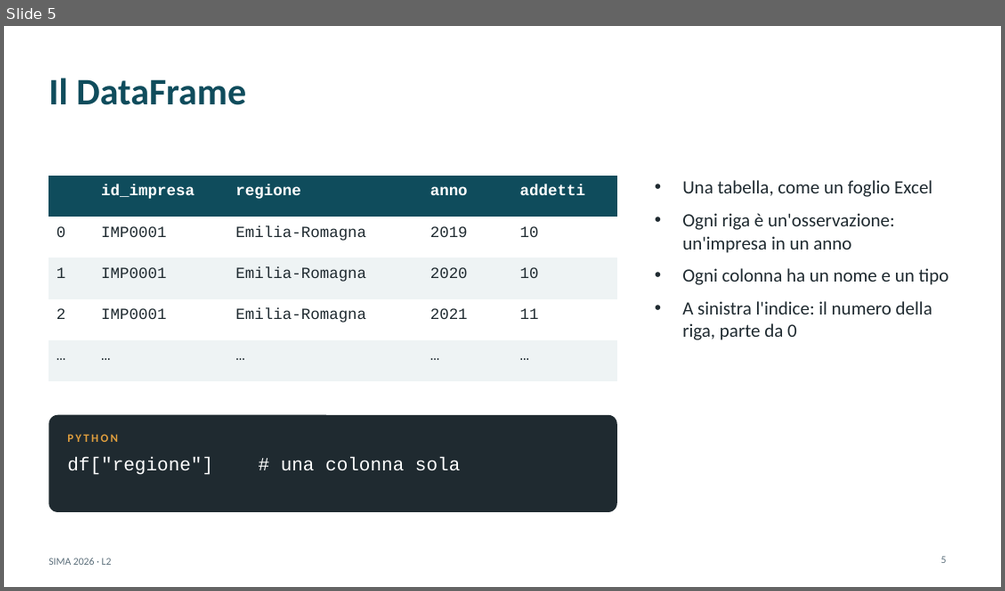
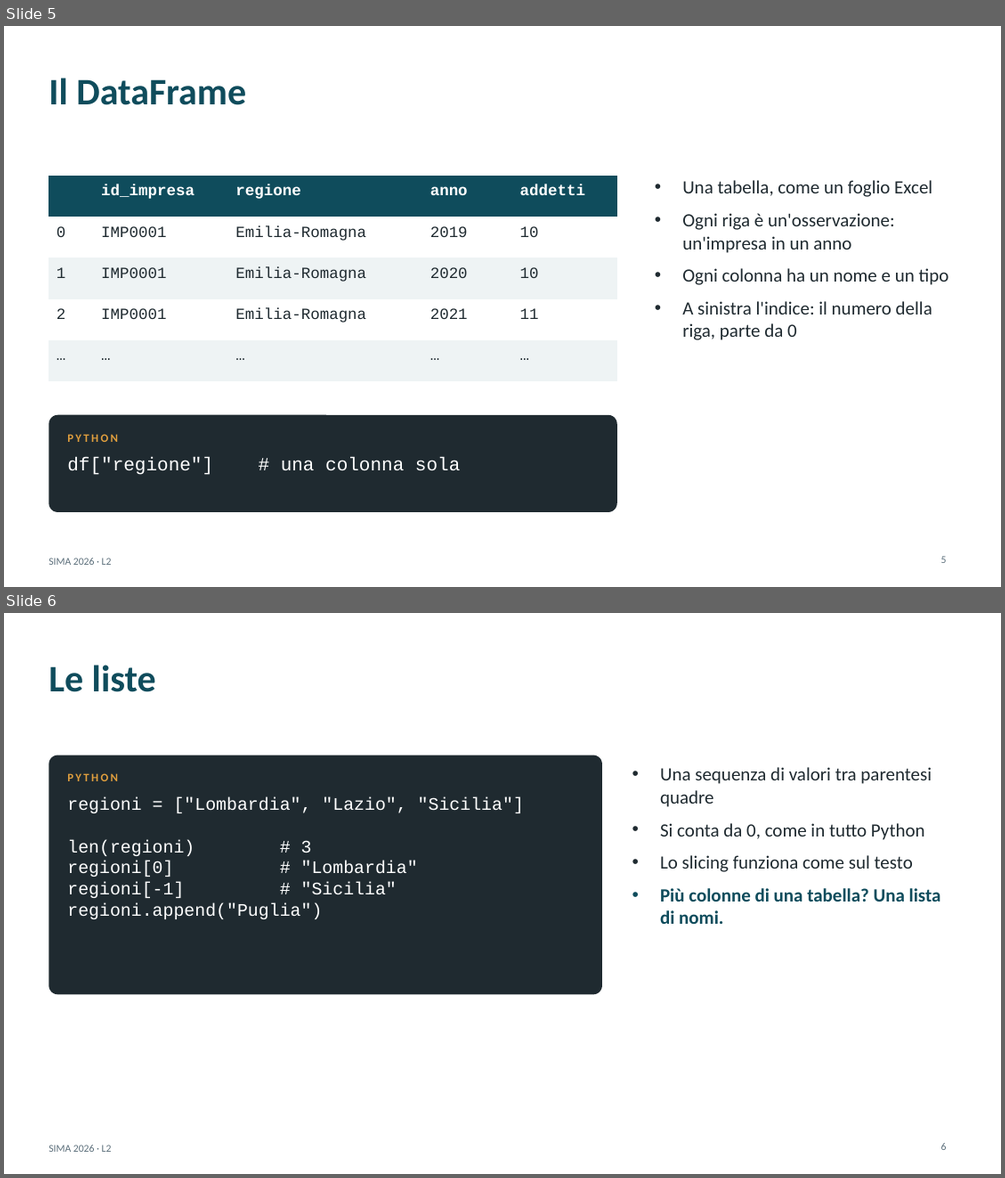
Before and after one commit to andrealorenzon/SIMA2026, a slide deck: lezioni/L02_conosci_il_dataset/slide.pptx. Shown one above the other, each under a label of ours: slide 5 before the commit, slides 5 and 6 after it. The pictures are 1005x591 and 1005x1178 pixels, drawn with LibreOffice and Linux fonts; fonts in the diff are those of the drawing. Boxes give left, top, right and bottom in pixels: in the first picture for what was removed or moved away, otherwise in the second. Text is boxed around its words. In the diff, an @@ line names an element or a change of style, - is before the commit and + after.

```diff
--- a/lezioni/L02_conosci_il_dataset/slide.pptx
+++ b/lezioni/L02_conosci_il_dataset/slide.pptx
@@ slide 6 added at (4,613,1001,1174), background #FFFFFF; not listed: 1 template element that a slide beside it also shows @@
@@ title added at (48,665,156,692), 36 pt, text #0F4C5C, bold @@
+Le liste
@@ rounded rectangle added at (48,755,602,995), fill #1F2A30 @@
@@ text added at (660,767,941,924), 18 pt, text #1F2A30 @@
+• Una sequenza di valori tra parentesi quadre
+• Si conta da 0, come in tutto Python
+• Lo slicing funziona come sul testo
+• Più colonne di una tabella? Una lista di nomi.
@@ text added at (67,773,118,781), 11 pt, text #E09F3E, bold @@
+PYTHON
@@ text added at (67,797,524,919), 17 pt, text #FFFFFF @@
+regioni = ["Lombardia", "Lazio", "Sicilia"]
+len(regioni) # 3
+regioni[0] # "Lombardia"
+regioni[-1] # "Sicilia"
+regioni.append("Puglia")
@@ page number added at (941,1143,947,1150), 10 pt, text #5C6F7B @@
+6
```
Also in this commit, not shown: 6 other files.
